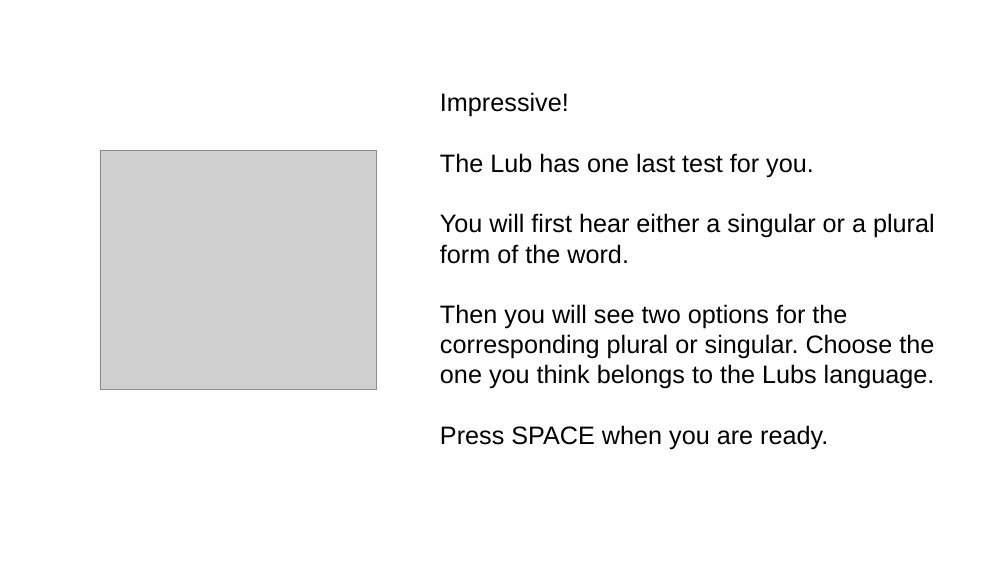
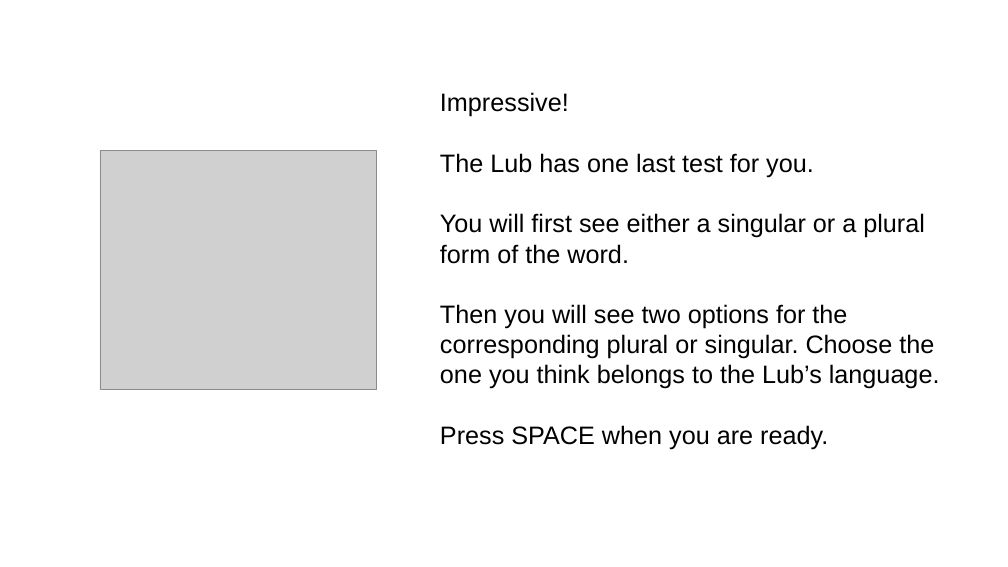
Before and after one commit to JulianKLy/ortexp, a slide deck: slide 1 of Images/Instruction_Screen_FC.pptx. Drawn at 1008x567 pixels with LibreOffice and Linux fonts; fonts in the diff are those of the drawing; grey boxes stand for pictures. Boxes give left, top, right and bottom in pixels: in the first picture for what was removed or moved away, otherwise in the second. Text is boxed around its words. In the diff, an @@ line names an element or a change of style, - is before the commit and + after.

```diff
--- a/Images/Instruction_Screen_FC.pptx
+++ b/Images/Instruction_Screen_FC.pptx
@@ text at (x1=440, y1=213, x2=940, y2=389): text changed @@
-You will first hear either a singular or a plural form of the word.
-Then you will see two options for the corresponding plural or singular. Choose the one you think belongs to the Lubs language.
+You will first see either a singular or a plural form of the word.
+Then you will see two options for the corresponding plural or singular. Choose the one you think belongs to the Lub’s language.
```
Also in this commit, not shown: 31 other files.
